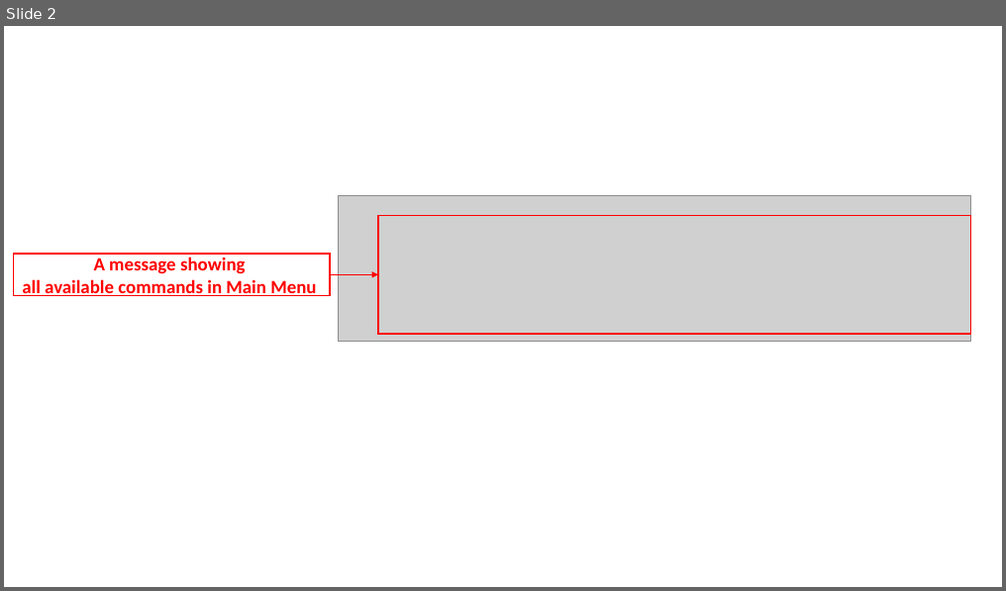
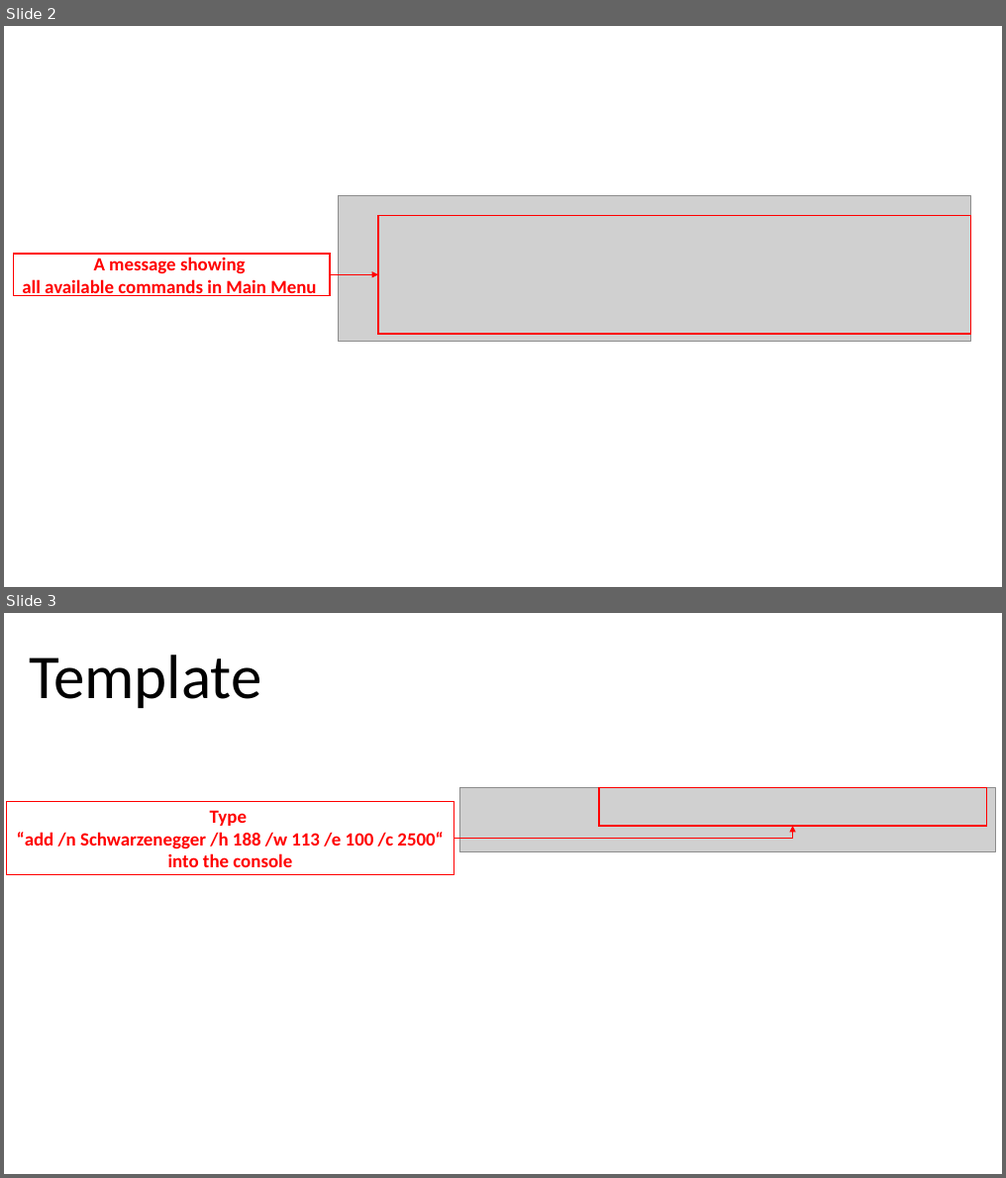
Before and after one commit to zsk612/tp, a slide deck: docs/pictures/screenshots-labelling-template.pptx. Shown one above the other, each under a label of ours: slide 2 before the commit, slides 2 and 3 after it. The pictures are 1006x591 and 1006x1178 pixels, drawn with LibreOffice and Linux fonts; fonts in the diff are those of the drawing; grey boxes stand for pictures. Boxes give left, top, right and bottom in pixels: in the first picture for what was removed or moved away, otherwise in the second. Text is boxed around its words. In the diff, an @@ line names an element or a change of style, - is before the commit and + after.

```diff
--- a/docs/pictures/screenshots-labelling-template.pptx
+++ b/docs/pictures/screenshots-labelling-template.pptx
@@ slide 3 added at <box>4,613,1002,1174</box>, background #FFFFFF @@
@@ text added at <box>29,655,262,708</box>, 60 pt, text #000000 @@
+Template
@@ picture added at <box>460,787,996,853</box> @@
@@ rectangle added at <box>599,787,987,826</box>, outline #FF0000 1.5 pt @@
@@ rectangle added at <box>6,802,453,875</box>, outline #FF0000 1.5 pt, 18 pt, text #FF0000, bold @@
+Type
+“add /n Schwarzenegger /h 188 /w 113 /e 100 /c 2500“ into the console
@@ elbow arrow added from (453, 839) to (793, 827), #FF0000 1.5 pt @@
```
Also in this commit, not shown: 1 other slide added, 4 other files.
